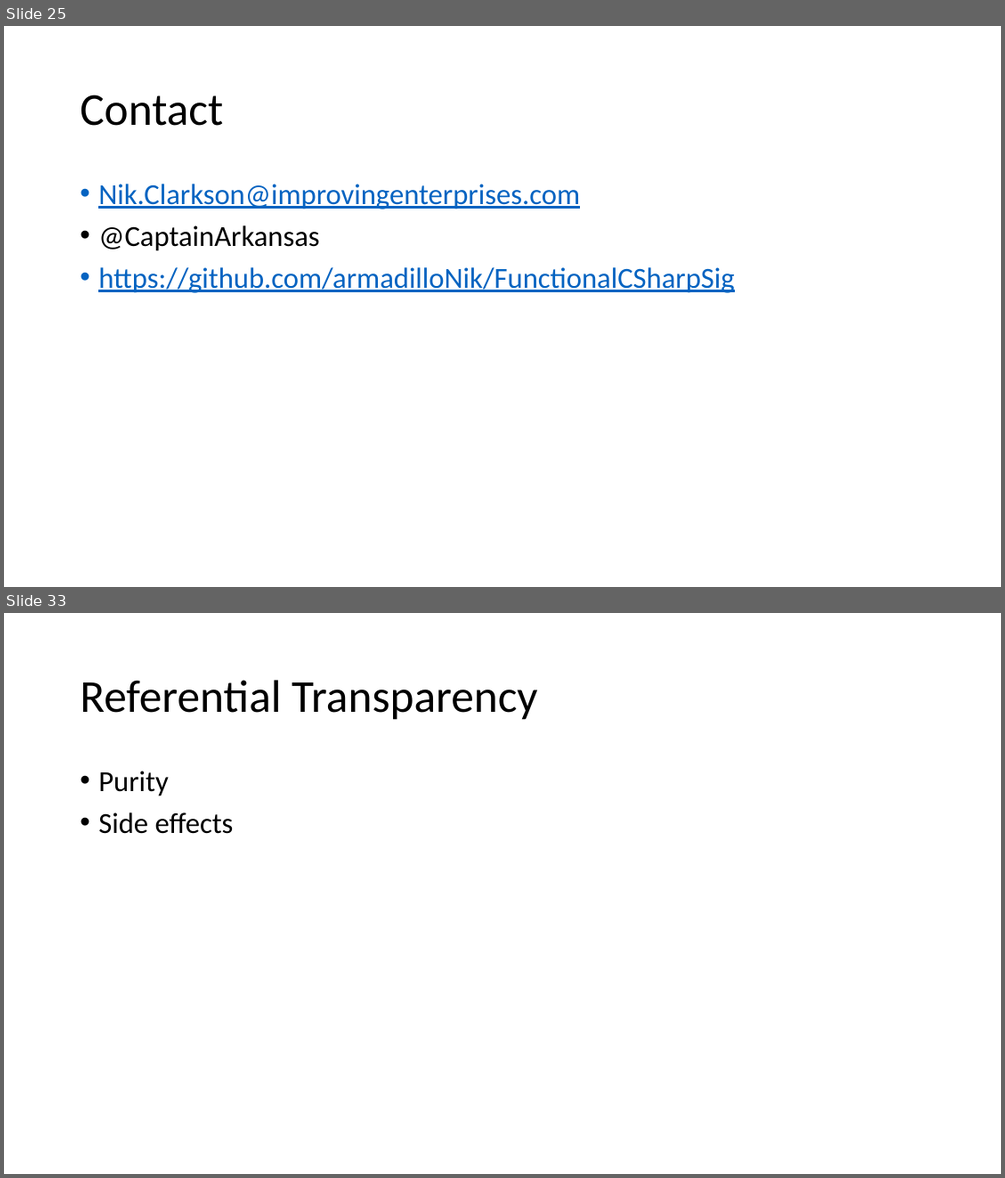
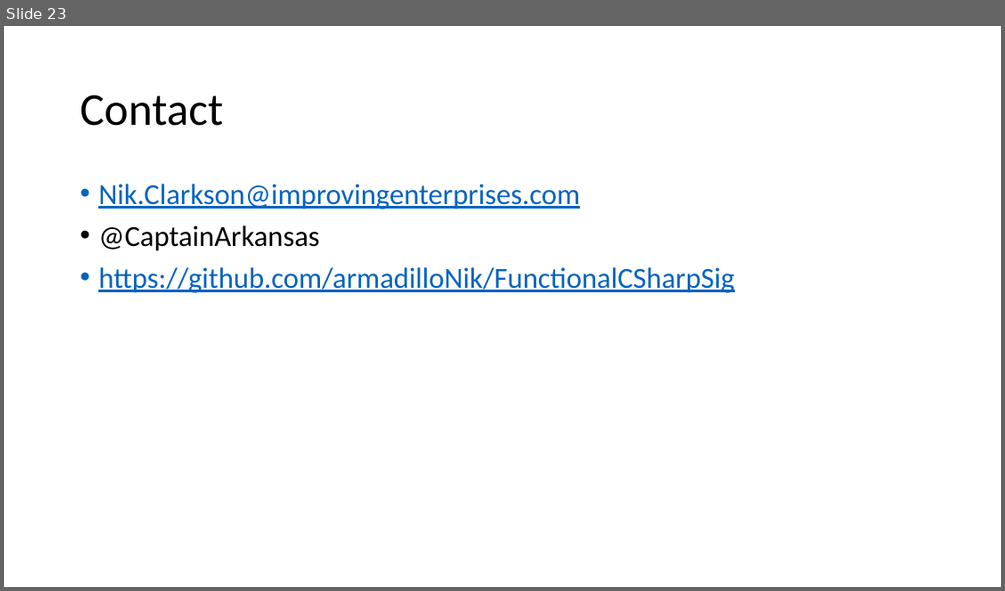
Before and after one commit to armadilloNik/FunctionalCSharpSig, a slide deck: slides/FpViaCSharp.pptx. Shown one above the other, each under a label of ours: slides 25 and 33 before the commit, slide 23 after it; the slides between them are not shown. The pictures are 1005x1178 and 1005x591 pixels, drawn with LibreOffice and Linux fonts; fonts in the diff are those of the drawing. Boxes give left, top, right and bottom in pixels: in the first picture for what was removed or moved away, otherwise in the second. Text is boxed around its words. In the diff, an @@ line names an element or a change of style, - is before the commit and + after.

```diff
--- a/slides/FpViaCSharp.pptx
+++ b/slides/FpViaCSharp.pptx
@@ slide 33 removed at (x1=4, y1=613, x2=1001, y2=1174), background #FFFFFF @@
@@ title removed at (x1=80, y1=680, x2=537, y2=720) @@
-Referential Transparency
@@ text removed at (x1=98, y1=771, x2=234, y2=834) @@
-• Purity
-• Side effects
@@ what was slide 25 is now slide 23 @@
```
Also in this commit, not shown: 1 slide changed, 9 other slides removed, 2 other files.
